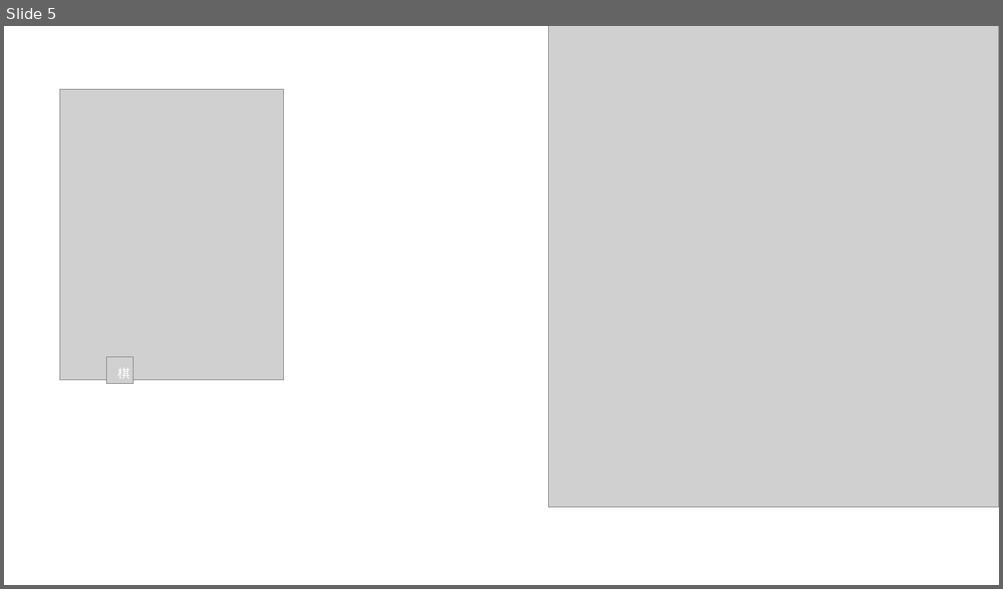
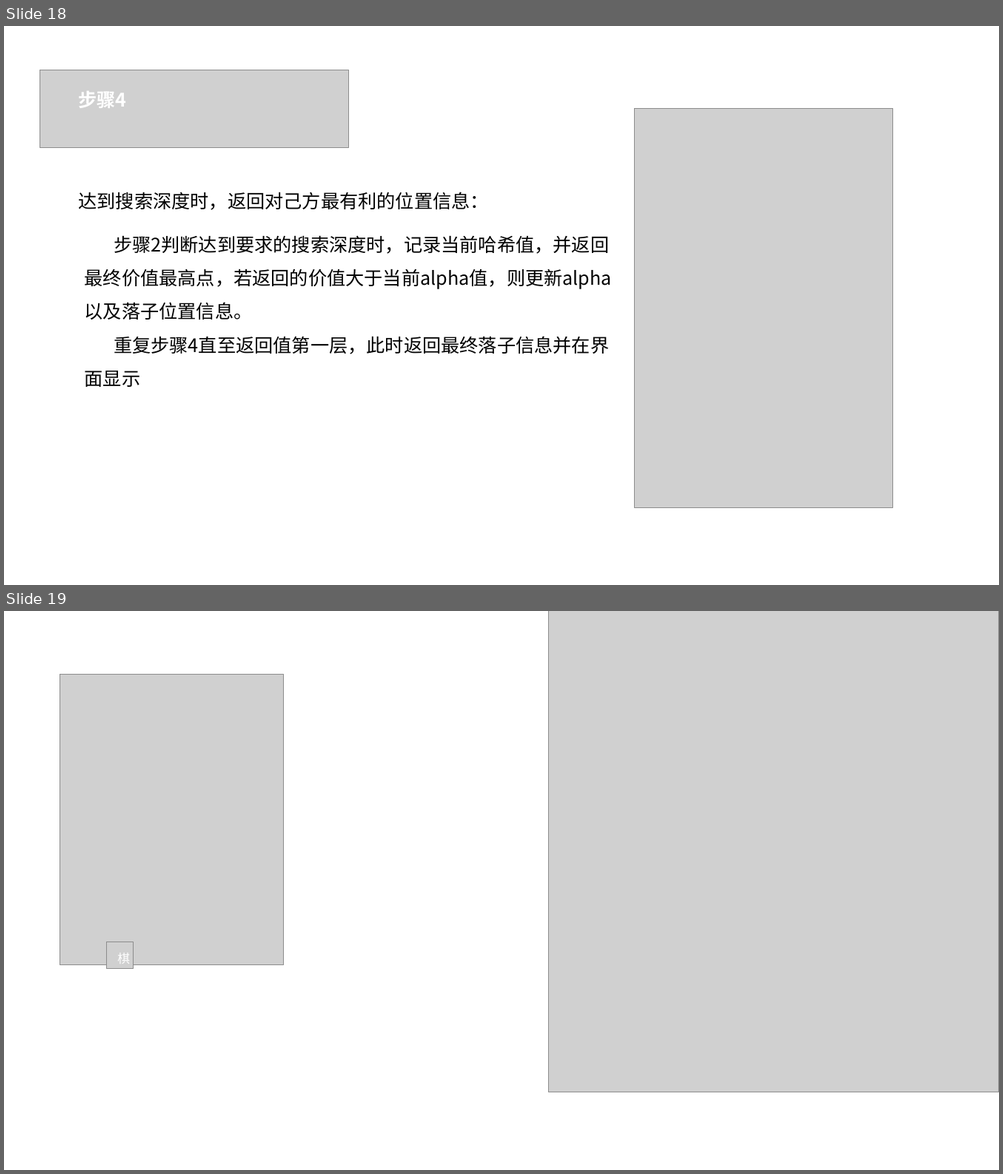
Before and after one commit to IPCHIFUNG/Gobang, a slide deck: doc/五子棋项目演示PPT.pptx. Shown one above the other, each under a label of ours: slide 5 before the commit, slides 18 and 19 after it. The pictures are 1003x589 and 1003x1174 pixels, drawn with LibreOffice and Linux fonts; fonts in the diff are those of the drawing; grey boxes stand for pictures. Boxes give left, top, right and bottom in pixels: in the first picture for what was removed or moved away, otherwise in the second. Text is boxed around its words. In the diff, an @@ line names an element or a change of style, - is before the commit and + after.

```diff
--- a/doc/五子棋项目演示PPT.pptx
+++ b/doc/五子棋项目演示PPT.pptx
@@ slide 18 added at box(4, 26, 999, 585), background #FFFFFF @@
@@ picture added at box(40, 70, 349, 148) @@
@@ text added at box(79, 91, 127, 108), 18 pt, text #FFFFFF, bold @@
+步骤4
@@ picture added at box(634, 109, 893, 508) @@
@@ text added at box(79, 192, 489, 210), 18 pt, text #000000 @@
+达到搜索深度时，返回对己方最有利的位置信息：
@@ text added at box(85, 235, 612, 387), 18 pt, text #000000 @@
+步骤2判断达到要求的搜索深度时，记录当前哈希值，并返回最终价值最高点，若返回的价值大于当前alpha值，则更新alpha以及落子位置信息。
+重复步骤4直至返回值第一层，此时返回最终落子信息并在界面显示
@@ what was slide 5 is now slide 19 @@
```
Also in this commit, not shown: 13 other slides added.
